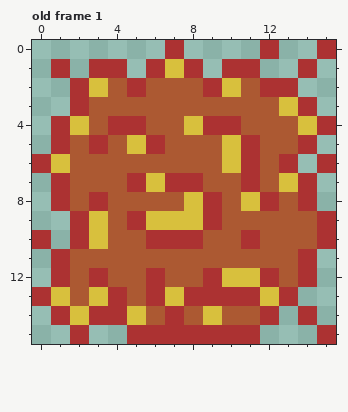
Pixel-art file, stored at TexM/EXmoto1.aseprite. Above is the file before it was changed.
16x16 pixels, 1 frame. Shown: old frame 1. The commit also changed other frames, which this record leaves out.
The same view after the edit:
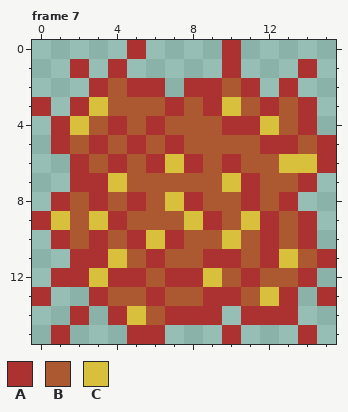
Palette (. is transparent): A #ac3232  B #ac5932  C #d8c03d
A new or re-ordered frame is compared with the old frame closest to it.
The exact change:
frames 1 -> 12
Changed rows in their new state; - is an unchanged pixel.
Frame 7 is new; against old frame 1:
first column x 0:
 0 -----A-.--A-.--.
 1 -.A.--...--.----
 2 --.A--A.A-BA.---
 3 A--C---A-AC-AB--
 4 -----BA-BB-AC-A.
 5 -----ABA--BBAABA
 6 ..A-A-ACA-AB-CC-
 7 -.AACBBBB-C--B--
 8 -----A-CAB-ABA.-
 9 ACB-ABBB---CA-A.
10 .ABA-AC-B-CBA-A.
11 -.AAC-A--AA-ACBA
12 --ACAABAACBAB---
13 -..AB--BB--B---A
14 -.A.----AA.A-A.-
15 -A.----...-.--A.
